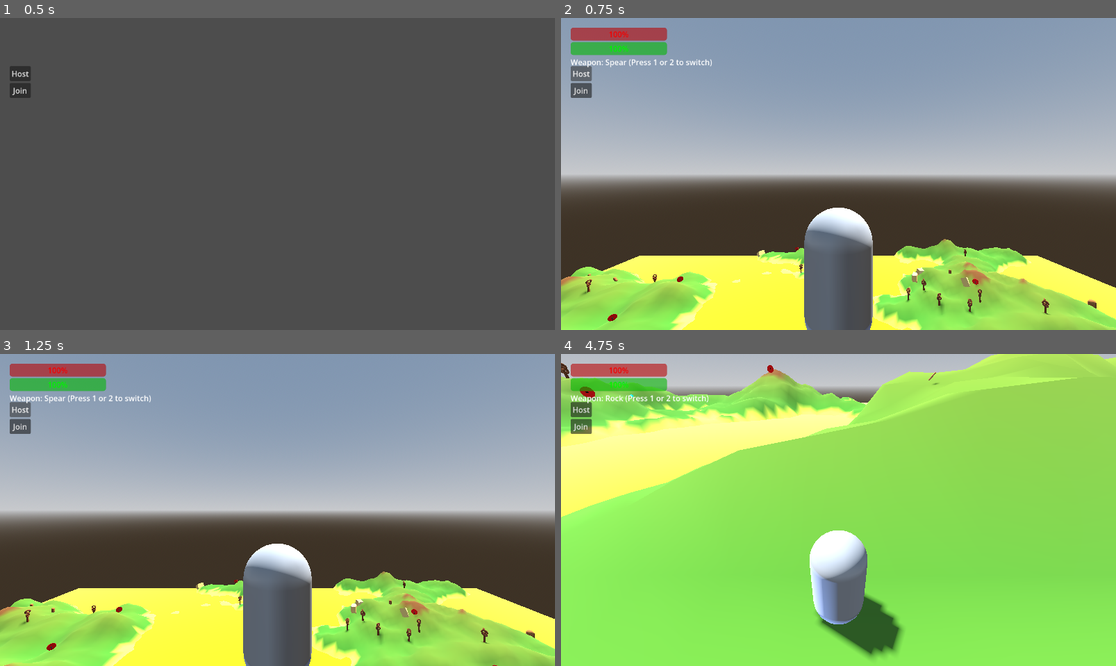
Above: before the commit, frames 1-4 (two rows, left to right).
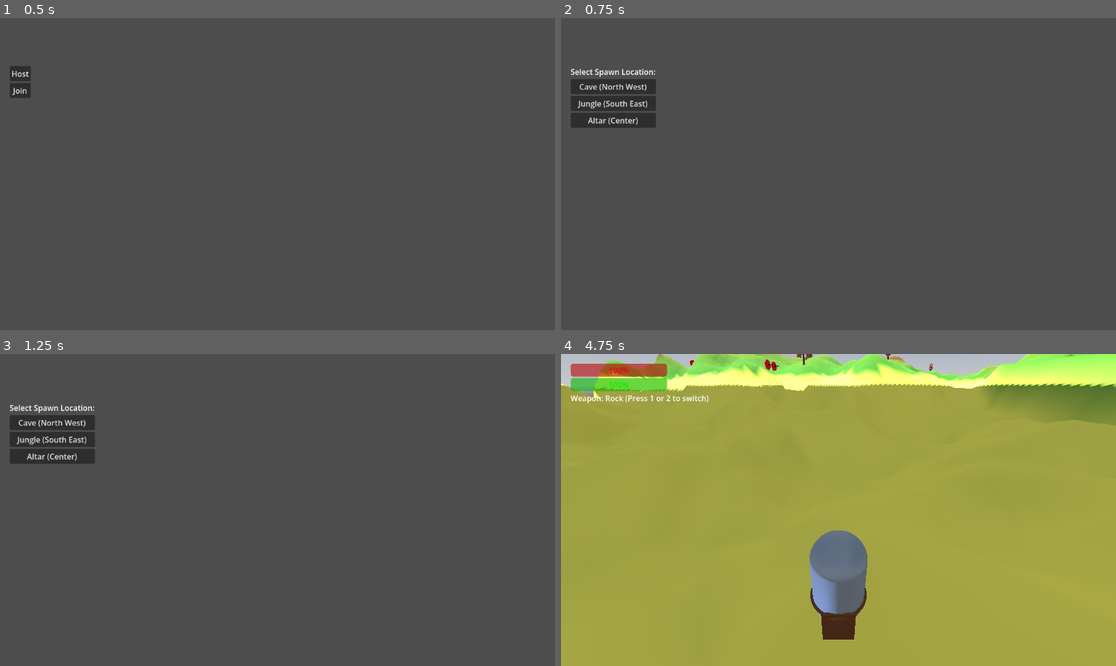
Above: after the commit, the same moments.

Repository: travist89/SpearMan
Game: Godot game, scene res://World.tscn
Same seed, same stepped clock (60 frames per second), same inputs: the game is played once before the commit and once after it. The project has no main scene, so this scene is started directly.
Inputs (mouse positions are in pixels of both pictures, inside the frame that each line leads up to):
- Up to frame 1 (0.5 s): no input
- Up to frame 2 (0.75 s): click "Host" at 0.5 s
- Up to frame 3 (1.25 s): no input
- Up to frame 4 (4.75 s): click (583, 425) at 1.25 s, where only the run before the commit has a clickable "Join"; move the mouse to (866, 510) at 2.02 s; press the mouse at (866, 510) at 2.03 s; hold Up (ui_up) from 2.03 s (still down); move the mouse to (810, 510) at 2.77 s; release the mouse at (810, 510) at 2.78 s; tap 1 at 2.85 s; move the mouse to (849, 503) at 3.52 s; hold 2 3.53-4.28 s; move the mouse to (832, 516) at 4.27 s; tap Shift at 4.35 s

Frame 1 is identical in both runs. In frame 2, 95% of the frame differs, in the area x 0-100%, y 0-100%; in frame 3, 95%; in frame 4, 97%.

Commit message:
Fix player spawning issues: deterministic terrain, spawn selection menu, and physics sync fixes

Diff:
--- a/Player.gd
+++ b/Player.gd
@@ -117,7 +117,7 @@
 
 func _physics_process(delta):
 	if not is_multiplayer_authority():
-		move_and_slide(); return
+		return # Position is synced by MultiplayerSynchronizer
 	if is_dead: return
 	if not is_on_floor(): velocity.y -= gravity * delta
 	if Input.is_action_just_pressed("ui_accept") and is_on_floor(): velocity.y = jump_velocity
--- a/Player.tscn
+++ b/Player.tscn
@@ -10,6 +10,19 @@
 [sub_resource type="CapsuleMesh" id="CapsuleMesh_p"]
 radius = 0.5
 height = 2.0
+
+[sub_resource type="StandardMaterial3D" id="StandardMaterial3D_cloth"]
+albedo_color = Color(0.45, 0.25, 0.1, 1)
+roughness = 0.9
+
+[sub_resource type="BoxMesh" id="BoxMesh_flap"]
+material = SubResource("StandardMaterial3D_cloth")
+size = Vector3(0.6, 0.8, 0.05)
+
+[sub_resource type="TorusMesh" id="TorusMesh_belt"]
+material = SubResource("StandardMaterial3D_cloth")
+inner_radius = 0.48
+outer_radius = 0.55
 
 [sub_resource type="SceneReplicationConfig" id="SceneReplicationConfig_s"]
 properties/0/path = NodePath(".:position")
@@ -38,6 +51,20 @@
 [node name="MeshInstance3D" type="MeshInstance3D" parent="."]
 mesh = SubResource("CapsuleMesh_p")
 
+[node name="LoinCloth" type="Node3D" parent="."]
+transform = Transform3D(1, 0, 0, 0, 1, 0, 0, 0, 1, 0, -0.4, 0)
+
+[node name="FrontFlap" type="MeshInstance3D" parent="LoinCloth"]
+transform = Transform3D(1, 0, 0, 0, 1, 0, 0, 0, 1, 0, -0.3, -0.5)
+mesh = SubResource("BoxMesh_flap")
+
+[node name="BackFlap" type="MeshInstance3D" parent="LoinCloth"]
+transform = Transform3D(1, 0, 0, 0, 1, 0, 0, 0, 1, 0, -0.3, 0.5)
+mesh = SubResource("BoxMesh_flap")
+
+[node name="Belt" type="MeshInstance3D" parent="LoinCloth"]
+mesh = SubResource("TorusMesh_belt")
+
 [node name="CameraPivot" type="Node3D" parent="."]
 transform = Transform3D(1, 0, 0, 0, 1, 0, 0, 0, 1, 0, 1.5, 0)
 
--- a/World.gd
+++ b/World.gd
@@ -39,12 +39,27 @@
 	create_multiplayer_ui()
 	setup_lighting_and_sky()
 
-	randomize()
+	# Use a fixed seed for deterministic generation across all clients
+	seed(12345)
 	noise.seed = 12345
 	noise.frequency = 0.012
 	noise.fractal_octaves = 5
 
-	setup_environment()
+	# Only the server generates the environment objects (enemies, collectibles, etc.)
+	# The MultiplayerSpawner will replicate these to clients.
+	# Terrain and static geometry are generated on all clients deterministically.
+	create_terrain()
+	create_mustard_lakes()
+
+	# Static environment objects (no networking needed as generation is deterministic)
+	scatter_pretzel_trees(60)
+	scatter_crouton_rocks(40)
+
+	# Networked objects (server authority only)
+	if multiplayer.is_server():
+		scatter_targets(30)
+		scatter_enemies(12, 5)
+		scatter_collectibles(20)
 
 func _process(delta):
 	update_day_night_cycle(delta)
@@ -84,53 +99,99 @@
 	elif sun_height > -0.1: sky_mat.sky_top_color = Color(0.8, 0.3, 0.15)
 	else: sky_mat.sky_top_color = Color(0.01, 0.01, 0.06)
 
+var connection_ui: Control
+var spawn_ui: Control
+
 func create_multiplayer_ui():
 	var canvas = CanvasLayer.new(); add_child(canvas)
-	var vbox = VBoxContainer.new(); canvas.add_child(vbox); vbox.position = Vector2(20, 100)
-	var host_btn = Button.new(); host_btn.text = "Host"; host_btn.pressed.connect(start_host); vbox.add_child(host_btn)
-	var join_btn = Button.new(); join_btn.text = "Join"; join_btn.pressed.connect(start_join); vbox.add_child(join_btn)
+
+	# Connection Menu
+	connection_ui = VBoxContainer.new()
+	canvas.add_child(connection_ui)
+	connection_ui.position = Vector2(20, 100)
+	var host_btn = Button.new(); host_btn.text = "Host"; host_btn.pressed.connect(start_host); connection_ui.add_child(host_btn)
+	var join_btn = Button.new(); join_btn.text = "Join"; join_btn.pressed.connect(start_join); connection_ui.add_child(join_btn)
+
+	# Spawn Selection Menu (Hidden initially)
+	spawn_ui = VBoxContainer.new()
+	canvas.add_child(spawn_ui)
+	spawn_ui.position = Vector2(20, 100)
+	spawn_ui.visible = false
+
+	var label = Label.new(); label.text = "Select Spawn Location:"; spawn_ui.add_child(label)
+	var cave_btn = Button.new(); cave_btn.text = "Cave (North West)"; cave_btn.pressed.connect(func(): request_spawn_at.rpc_id(1, 0)); spawn_ui.add_child(cave_btn)
+	var jungle_btn = Button.new(); jungle_btn.text = "Jungle (South East)"; jungle_btn.pressed.connect(func(): request_spawn_at.rpc_id(1, 1)); spawn_ui.add_child(jungle_btn)
+	var altar_btn = Button.new(); altar_btn.text = "Altar (Center)"; altar_btn.pressed.connect(func(): request_spawn_at.rpc_id(1, 2)); spawn_ui.add_child(altar_btn)
 
 func start_host():
 	if peer.get_connection_status() != MultiplayerPeer.CONNECTION_DISCONNECTED: return
 	peer.create_server(13579); multiplayer.multiplayer_peer = peer
-	multiplayer.peer_connected.connect(add_player); add_player(1)
+
+	# Don't auto-spawn players on connect anymore, wait for them to request spawn
+	# multiplayer.peer_connected.connect(add_player)
+
+	# Hide connection buttons, show spawn selection
+	connection_ui.visible = false
+	spawn_ui.visible = true
 
 func start_join():
 	if peer.get_connection_status() != MultiplayerPeer.CONNECTION_DISCONNECTED: return
 	peer.create_client("127.0.0.1", 13579); multiplayer.multiplayer_peer = peer
+
+	# Hide connection buttons, show spawn selection
+	connection_ui.visible = false
+	spawn_ui.visible = true
+
 	if has_node("Player"): $Player.queue_free()
 
-func add_player(id = 1):
+@rpc("any_peer", "call_local")
+func request_spawn_at(location_index):
+	var sender_id = multiplayer.get_remote_sender_id()
+	add_player(sender_id, location_index)
+	# Hide spawn UI on the client who requested it (if it was a local call like Host)
+	if sender_id == 1:
+		spawn_ui.visible = false
+	else:
+		hide_spawn_ui_on_client.rpc_id(sender_id)
+
+@rpc("authority", "call_remote")
+func hide_spawn_ui_on_client():
+	spawn_ui.visible = false
+
+func add_player(id = 1, location_index = 2):
 	if not multiplayer.is_server(): return
 	var player = player_scene.instantiate()
 	player.name = str(id)
 
-	# RADICAL POSITION STAGGERING
 	var spawn_pos = Vector3.ZERO
-	if int(id) == 1:
-		spawn_pos = Vector3(0, 50, 0) # Host
-	else:
-		# Clients spawn at different X/Z locations and MUCH higher
-		var offset_angle = randf() * TAU
-		var offset_radius = 5.0 + (multiplayer.get_peers().size() * 2.0)
-		spawn_pos = Vector3(cos(offset_angle) * offset_radius, 250.0 + (multiplayer.get_peers().size() * 50.0), sin(offset_angle) * offset_radius)
+	if location_index == 0: # Cave
+		spawn_pos = Vector3(-50, 0, -50)
+	elif location_index == 1: # Jungle
+		spawn_pos = Vector3(50, 0, 50)
+	else: # Altar
+		spawn_pos = Vector3(0, 0, 0)
+
+	# Add some randomness to prevent exact stacking if multiple players choose same spot
+	spawn_pos.x += randf_range(-2, 2)
+	spawn_pos.z += randf_range(-2, 2)
+
+	# Calculate terrain height at spawn position
+	# Note: noise.get_noise_2d takes world coordinates directly as used in create_terrain
+	var y = noise.get_noise_2d(spawn_pos.x, spawn_pos.z) * terrain_height
+
+	# Apply the same flattening logic for the center area as in create_terrain
+	if abs(spawn_pos.x) < 15 and abs(spawn_pos.z) < 15:
+		y = lerp(y, 3.0, 0.95)
+
+	# Set spawn height well above the terrain to avoid getting stuck
+	spawn_pos.y = y + 10.0
 
 	player.position = spawn_pos
 	add_child(player)
 
-	print("SERVER: Spawning Player %s at %s" % [id, spawn_pos])
-
 	if has_node("Player"): $Player.queue_free()
 
-func setup_environment():
-	create_terrain()
-	create_mustard_lakes()
-	if multiplayer.is_server():
-		scatter_targets(30)
-		scatter_enemies(12, 5)
-		scatter_collectibles(20)
-		scatter_pretzel_trees(60)
-		scatter_crouton_rocks(40)
+# setup_environment function removed as its logic was moved to _ready
 
 func create_terrain():
 	var st = SurfaceTool.new(); st.begin(Mesh.PRIMITIVE_TRIANGLES)
--- a/World.tscn
+++ b/World.tscn
@@ -13,16 +13,6 @@
 sky = SubResource("Sky_1")
 tonemap_mode = 2
 
-[sub_resource type="StandardMaterial3D" id="StandardMaterial3D_floor"]
-albedo_color = Color(0.2, 0.4, 0.2, 1)
-
-[sub_resource type="BoxMesh" id="BoxMesh_floor"]
-material = SubResource("StandardMaterial3D_floor")
-size = Vector3(20, 0.5, 20)
-
-[sub_resource type="BoxShape3D" id="BoxShape3D_floor"]
-size = Vector3(20, 0.5, 20)
-
 [node name="World" type="Node3D" unique_id=1760593722]
 script = ExtResource("2_worldscript")
 player_scene = ExtResource("1_player")
@@ -33,13 +23,3 @@
 [node name="DirectionalLight3D" type="DirectionalLight3D" parent="." unique_id=1176447541]
 transform = Transform3D(-0.866025, -0.433013, 0.25, 0, 0.5, 0.866025, -0.5, 0.75, -0.433013, 0, 0, 0)
 shadow_enabled = true
-
-[node name="Floor" type="StaticBody3D" parent="." unique_id=1467681888]
-transform = Transform3D(1, 0, 0, 0, 1, 0, 0, 0, 1, 0, -0.25, 0)
-
-[node name="MeshInstance3D" type="MeshInstance3D" parent="Floor" unique_id=2088776688]
-transform = Transform3D(1, 0, 0, 0, 1, 0, 0, 0, 1, -0.48320544, -0.12855756, -0.07541609)
-mesh = SubResource("BoxMesh_floor")
-
-[node name="CollisionShape3D" type="CollisionShape3D" parent="Floor" unique_id=1522858284]
-shape = SubResource("BoxShape3D_floor")
Not shown, added: BigEnemy.gd.uid
Not shown, added: Rock.gd.uid
Not shown, changed: GODOT_NETWORKING_DOCS.md
